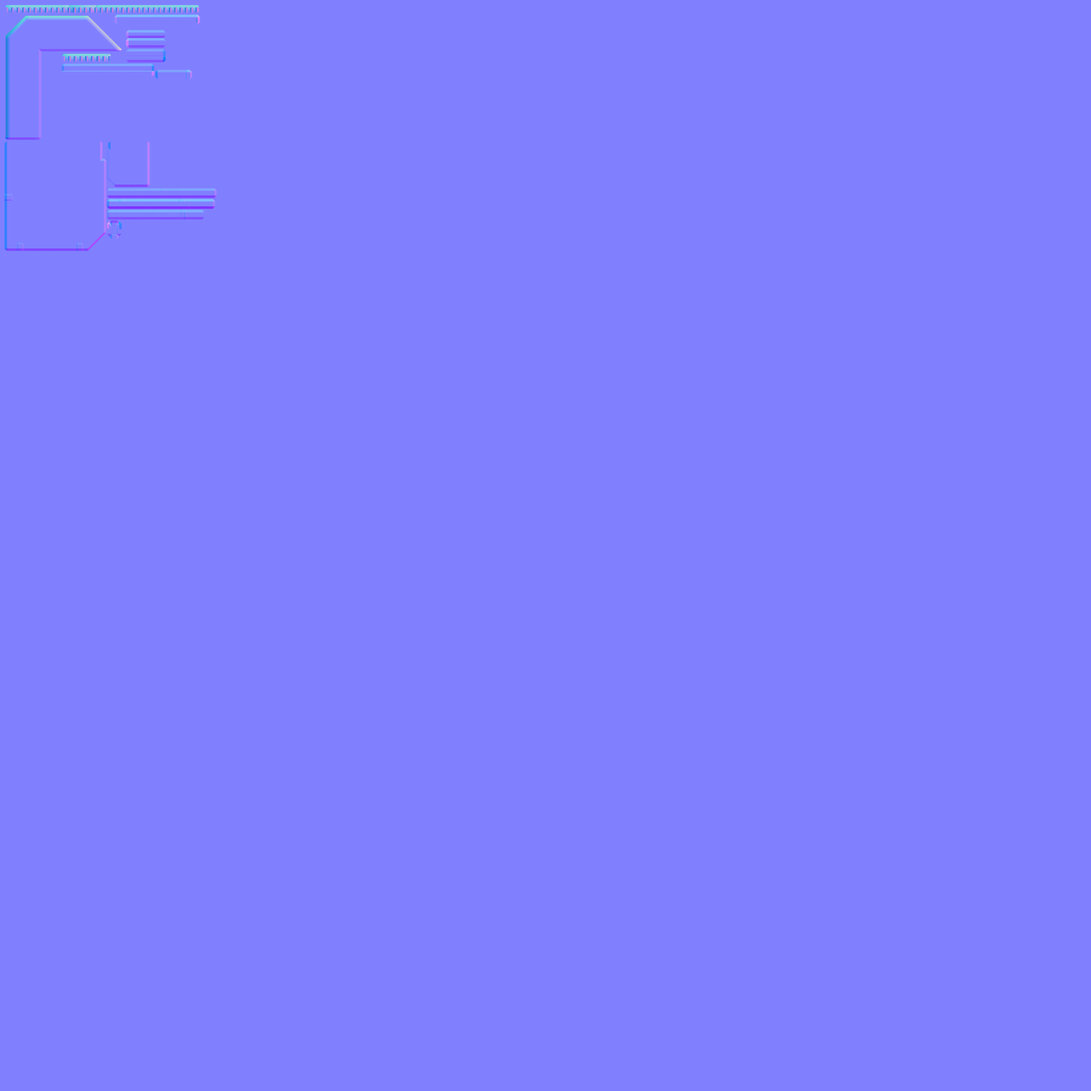
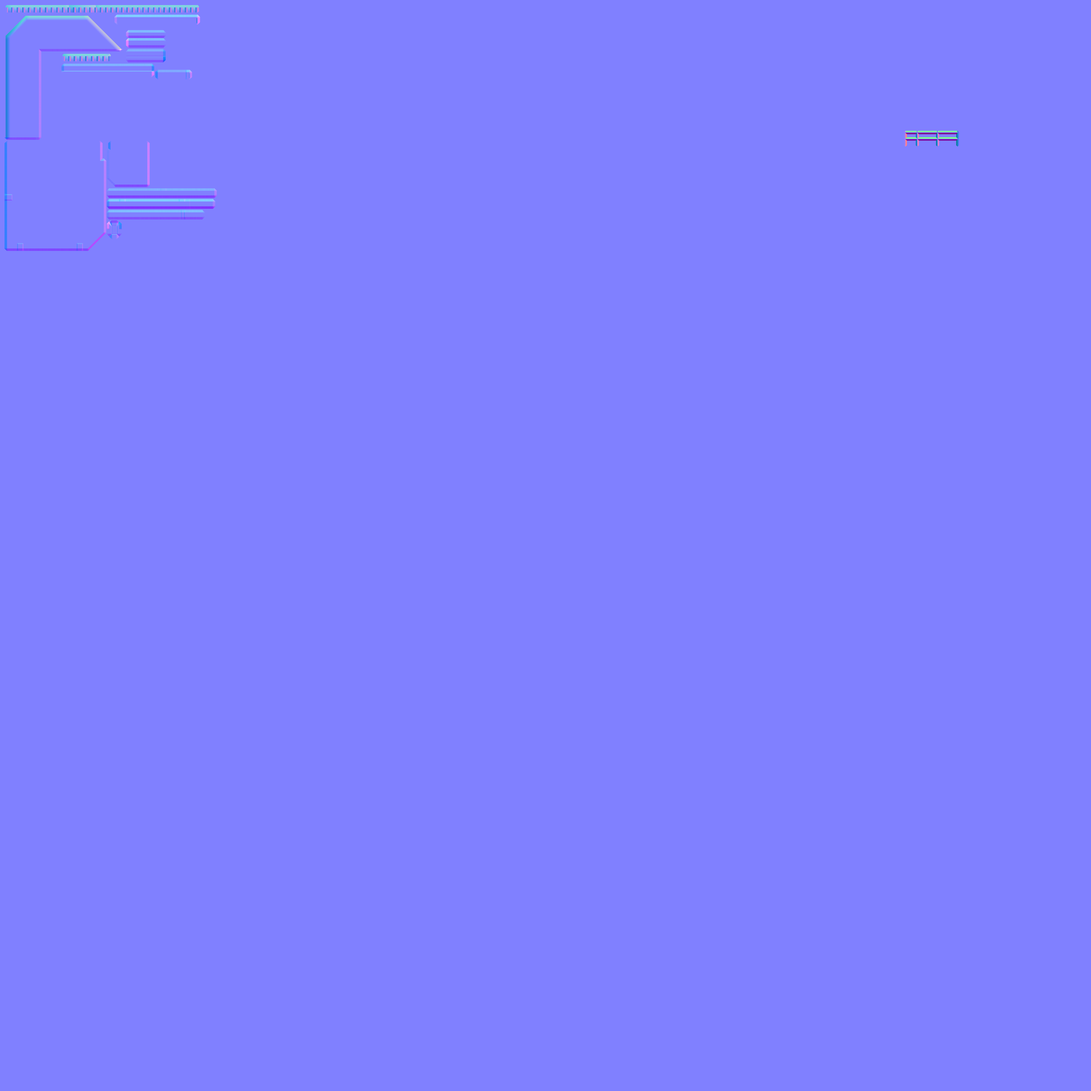
Before/after of a w=1091, h=1091 layered artwork. What changed in the layer stack:
removed group "___NRM" (3 layers) over [4, 14, 960, 252]
removed layer "_edge_bevel. kopia" (was soft light) from group "___NRM" over [4, 14, 217, 252]
removed layer "_edge_bevel" (was soft light) from group "___NRM" over [4, 14, 217, 252]
renamed "_NRM" to "ML_NRM.png", moved it out of group "___NRM", painted on it over [4, 14, 960, 252]
